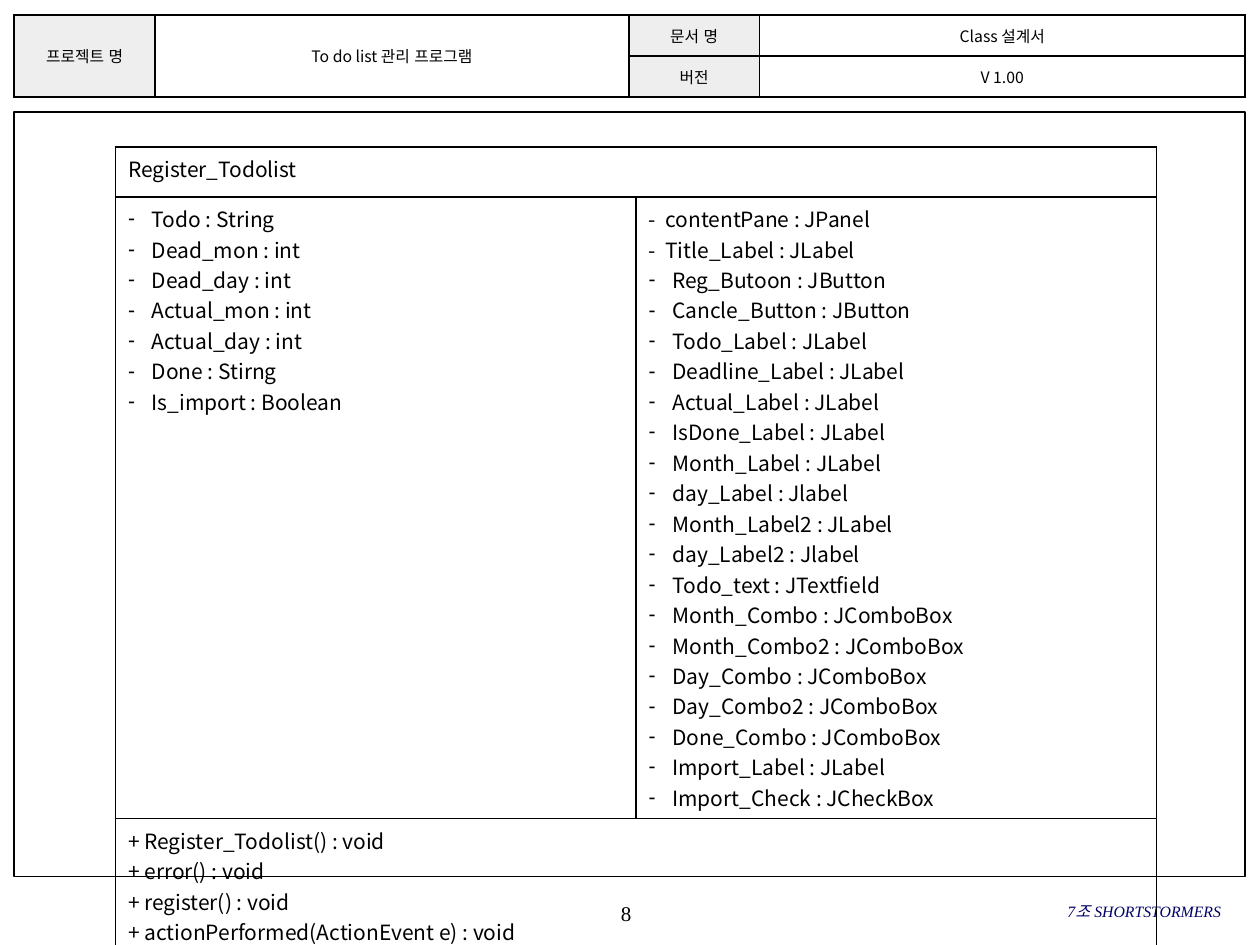
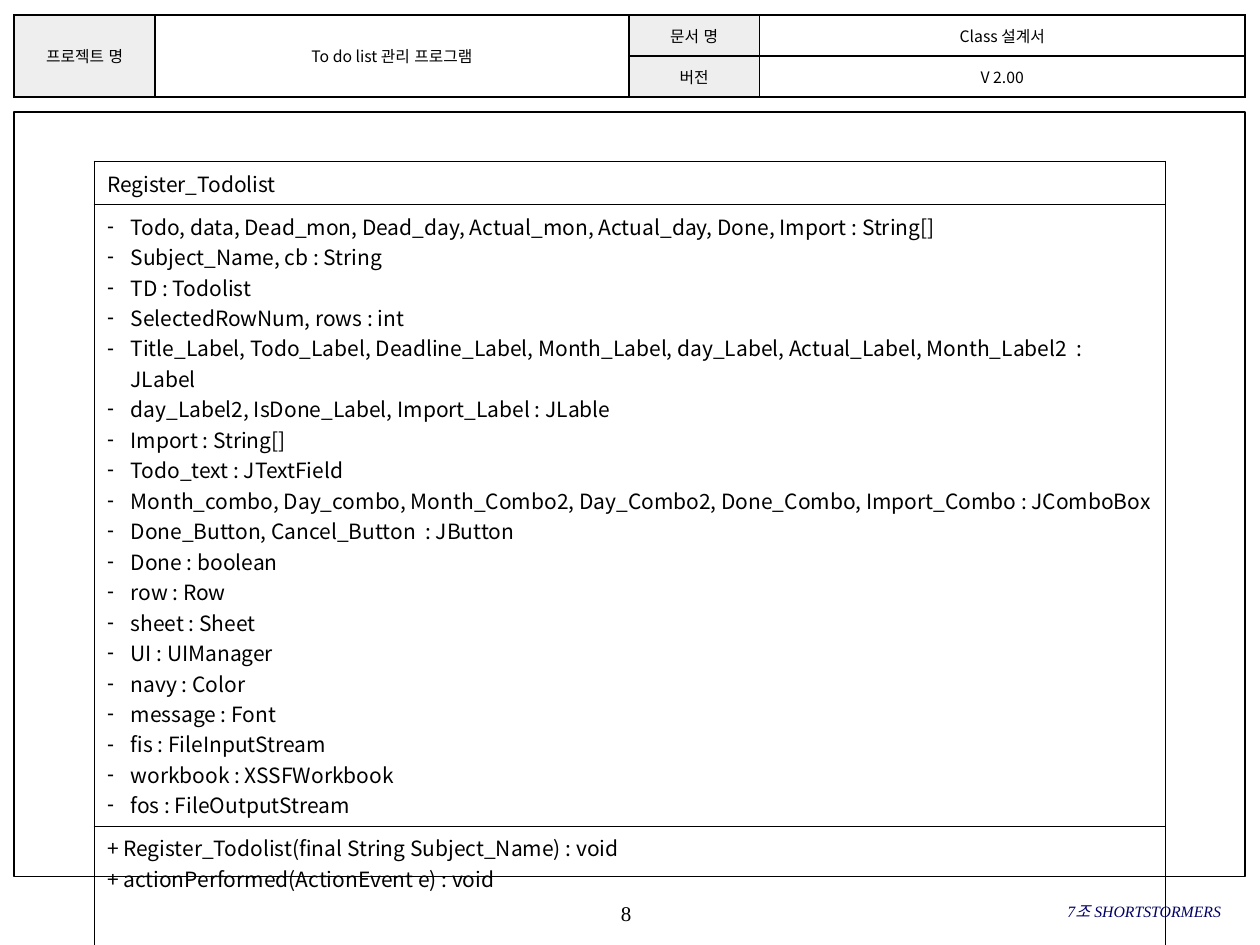
Before and after one commit to SMU-SE-Admin/18-1_7_SHORTSTORMERS_Doc, a slide deck: slide 8 of 03 설계/Class 설계서_7_SHORTSTORMERS.pptx. Drawn at 1260x945 pixels with LibreOffice and Linux fonts; fonts in the diff are those of the drawing; background and template pictures are left out. Boxes give left, top, right and bottom in pixels: in the first picture for what was removed or moved away, otherwise in the second. Text is boxed around its words. In the diff, an @@ line names an element or a change of style, - is before the commit and + after.

```diff
--- a/03 설계/Class 설계서_7_SHORTSTORMERS.pptx
+++ b/03 설계/Class 설계서_7_SHORTSTORMERS.pptx
@@ table at (14, 15, 1245, 97) @@
-row 2, column 4: V 1.00
+row 2, column 4: V 2.00
@@ table at (94, 161, 1166, 895) @@
-column 1: Register_Todolist | Todo : String / Dead_mon : int / Dead_day : int / Actual_mon : int / Actual_day : int / Done : Stirng / Is_import : Boolean | + Register_Todolist() : void / + error() : void / + register() : void / + actionPerformed(ActionEvent e) : void
-column 2:  | - contentPane : JPanel / - Title_Label : JLabel / Reg_Butoon : JButton / Cancle_Button : JButton / Todo_Label : JLabel / Deadline_Label : JLabel / Actual_Label : JLabel / IsDone_Label : JLabel / Month_Label : JLabel / day_Label : Jlabel / Month_Label2 : JLabel / day_Label2 : Jlabel / Todo_text : JTextfield / Month_Combo : JComboBox / Month_Combo2 : JComboBox / Day_Combo : JComboBox / Day_Combo2 : JComboBox / Done_Combo : JComboBox / Import_Label : JLabel / Import_Check : JCheckBox | 
+column 1: Register_Todolist | Todo, data, Dead_mon, Dead_day, Actual_mon, Actual_day, Done, Import : String[] / Subject_Name, cb : String / TD : Todolist / SelectedRowNum, rows : int / Title_Label, Todo_Label, Deadline_Label, Month_Label, day_Label, Actual_Label, Month_Label2 : JLabel / day_Label2, IsDone_Label, Import_Label : JLable / Import : String[] / Todo_text : JTextField / Month_combo, Day_combo, Month_Combo2, Day_Combo2, Done_Combo, Import_Combo : JComboBox / Done_Button, Cancel_Button : JButton / Done : boolean / row : Row / sheet : Sheet / UI : UIManager / navy : Color / message : Font / fis : FileInputStream / workbook : XSSFWorkbook / fos : FileOutputStream | + Register_Todolist(final String Subject_Name) : void / + actionPerformed(ActionEvent e) : void
@@ table: place and size @@
-table at (116, 147, 1157, 945)
+table at (94, 161, 1166, 895)
```
Also in this commit, not shown: 8 other slides changed, 4 slides added, 2 slides removed.
